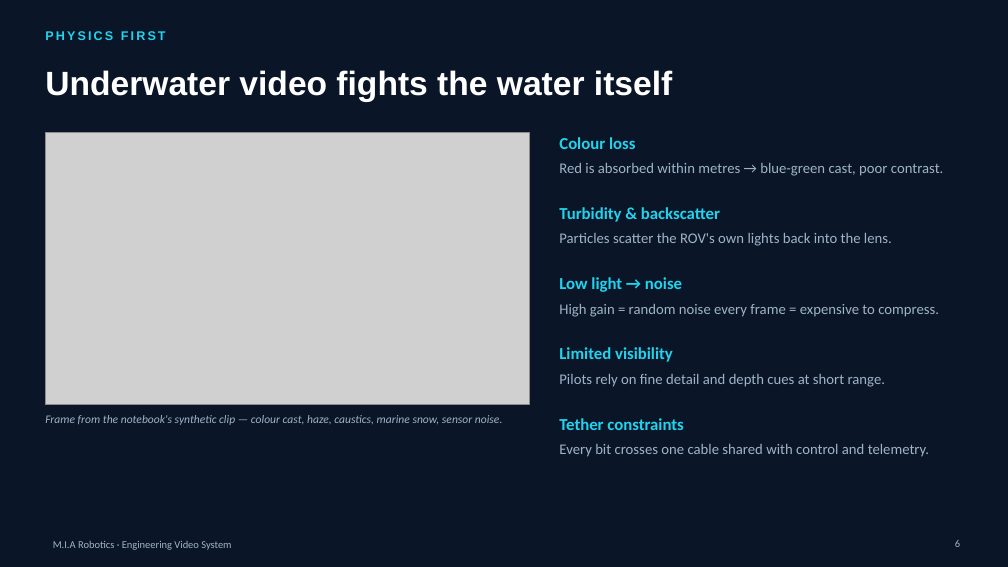
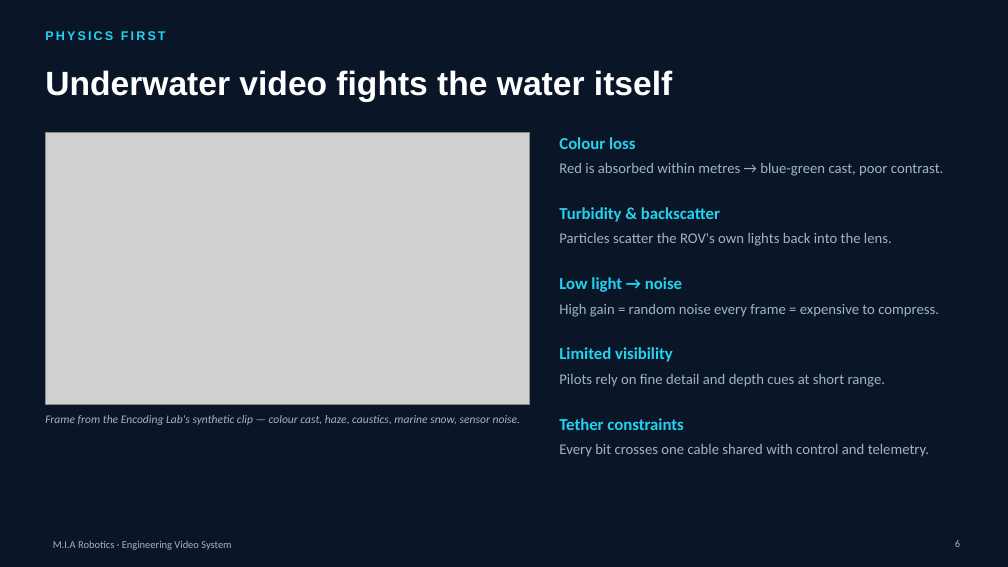
Before and after one commit to YoussefAbbas2001/video-streaming, a slide deck: slide 6 of presentation/MIA_Video_Streaming.pptx. Drawn at 1008x567 pixels with LibreOffice and Linux fonts; fonts in the diff are those of the drawing; grey boxes stand for pictures; background and template pictures are left out. Boxes give left, top, right and bottom in pixels: in the first picture for what was removed or moved away, otherwise in the second. Text is boxed around its words. In the diff, an @@ line names an element or a change of style, - is before the commit and + after.

```diff
--- a/presentation/MIA_Video_Streaming.pptx
+++ b/presentation/MIA_Video_Streaming.pptx
@@ text at [45, 415, 520, 425]: text changed @@
-Frame from the notebook's synthetic clip — colour cast, haze, caustics, marine snow, sensor noise.
+Frame from the Encoding Lab's synthetic clip — colour cast, haze, caustics, marine snow, sensor noise.
```
Also in this commit, not shown: 3 other slides changed, 9 slides added, 24 other files.
